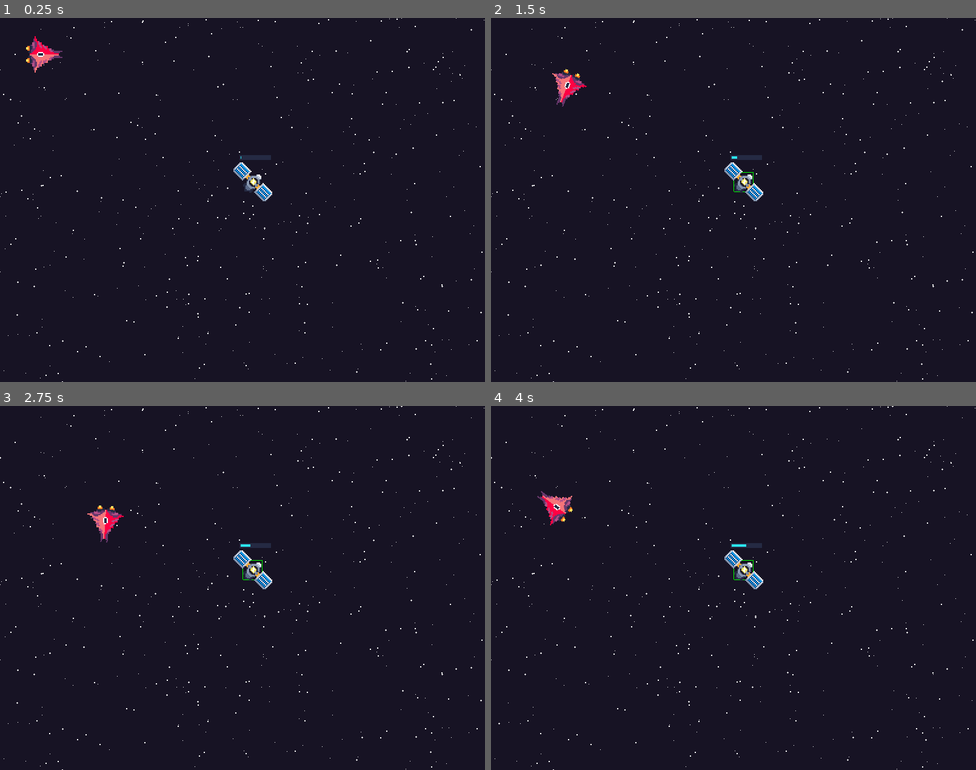
Above: before the commit, frames 1-4 (two rows, left to right).
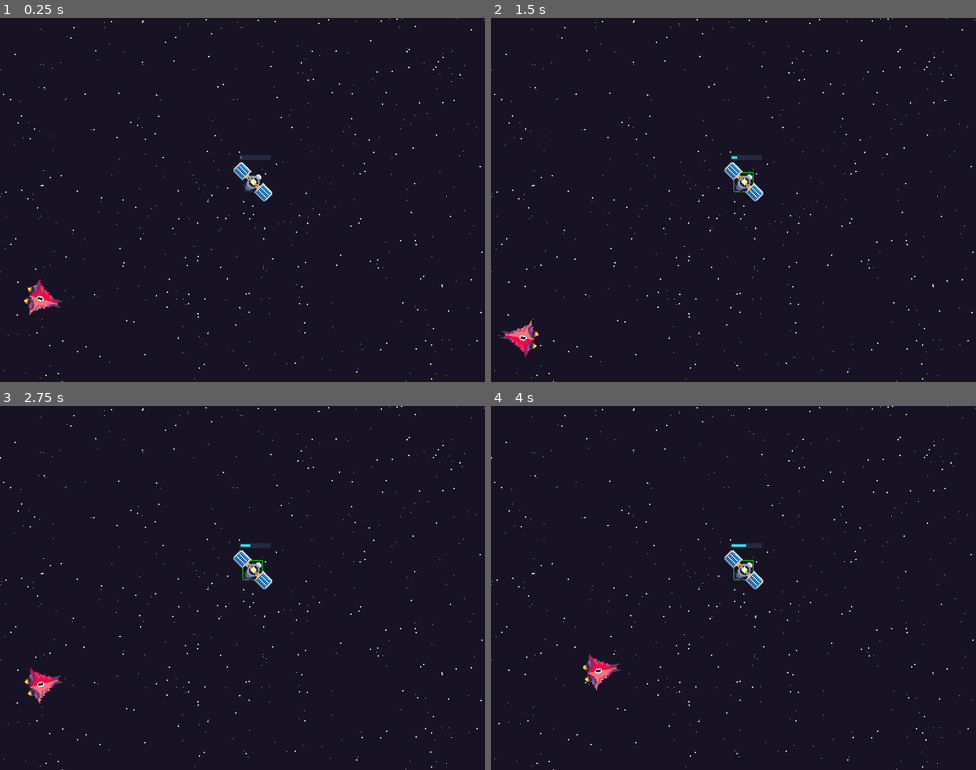
Above: after the commit, the same moments.

Repository: svntax/LD45-StartWithNothing
Game: Godot game, scene res://Scenes/Gameplay.tscn
The game is run twice, just before and just after one commit, with the same random seed, the same clock (stepped at 60 frames per second) and the same inputs.
Inputs (mouse positions are in pixels of both pictures, inside the frame that each line leads up to):
- Up to frame 1 (0.25 s): no input
- Up to frame 2 (1.5 s): move the mouse to (743, 181) at 0.52 s; hold Right (ui_right) 0.53-1.28 s; click (743, 181) at 0.67 s; hold Left (ui_left) from 1.28 s (still down); click (743, 181) at 1.42 s
- Up to frame 3 (2.75 s): move the mouse to (291, 507) at 2.02 s; release Left (ui_left) at 2.03 s; hold Right (ui_right) from 2.03 s (still down); click (291, 507) at 2.17 s
- Up to frame 4 (4 s): move the mouse to (709, 660) at 2.77 s; click (709, 660) at 2.92 s; move the mouse to (879, 642) at 3.52 s; release Right (ui_right) at 3.53 s; hold Left (ui_left) from 3.53 s (still down); click (879, 642) at 3.67 s

The runs differ from the first frame. In frame 1, 0.7% of the frame differs, in the area x 5-13%, y 5-82%; in frame 2, 0.7%; in frame 3, 0.7%; in frame 4, 0.7%, in the area x 9-27%, y 23-78%.

Commit message:
Crashing enemy now targets space nodes.

Diff:
--- a/Scenes/CrashingEnemySegment.tscn
+++ b/Scenes/CrashingEnemySegment.tscn
@@ -8,6 +8,9 @@
 
 [sub_resource type="RectangleShape2D" id=2]
 extents = Vector2( 12, 10 )
+
+[sub_resource type="CircleShape2D" id=3]
+radius = 196.0
 
 [node name="CrashingEnemySegment" type="Area2D"]
 collision_layer = 2
@@ -26,4 +29,12 @@
 [node name="CollisionShape2D2" type="CollisionShape2D" parent="."]
 position = Vector2( 13, 0 )
 shape = SubResource( 2 )
+
+[node name="DetectNodeArea" type="Area2D" parent="."]
+collision_mask = 4
+
+[node name="CollisionShape2D" type="CollisionShape2D" parent="DetectNodeArea"]
+shape = SubResource( 3 )
 [connection signal="area_entered" from="." to="." method="_on_CrashingEnemySegment_area_entered"]
+[connection signal="area_entered" from="DetectNodeArea" to="." method="_on_DetectNodeArea_area_entered"]
+[connection signal="area_exited" from="DetectNodeArea" to="." method="_on_DetectNodeArea_area_exited"]
--- a/Scenes/CrashingEnemySpawn.tscn
+++ b/Scenes/CrashingEnemySpawn.tscn
@@ -7,3 +7,8 @@
 script = ExtResource( 1 )
 Segment = ExtResource( 2 )
 distance_between_joints = 16
+
+[node name="TargetCheckTimer" type="Timer" parent="."]
+wait_time = 5.0
+autostart = true
+[connection signal="timeout" from="TargetCheckTimer" to="." method="_on_TargetCheckTimer_timeout"]
--- a/Scenes/Gameplay.tscn
+++ b/Scenes/Gameplay.tscn
@@ -25,4 +25,4 @@
 margin_bottom = 40.0
 
 [node name="CrashingEnemySpawn" parent="." instance=ExtResource( 3 )]
-position = Vector2( 60, 60 )
+position = Vector2( 60, 460 )
--- a/Scenes/SpaceNode.tscn
+++ b/Scenes/SpaceNode.tscn
@@ -9,5 +9,7 @@
 
 [node name="NodeRange" type="Area2D" parent="."]
 
-[node name="MouseDetectRange" type="Area2D" parent="."]
+[node name="MouseDetectRange" type="Area2D" parent="." groups=[
+"SpaceNodeHitboxes",
+]]
 collision_layer = 5
--- a/Scripts/CrashingEnemyAI.gd
+++ b/Scripts/CrashingEnemyAI.gd
@@ -1,4 +1,10 @@
 extends "res://Scripts/WormSpawner.gd"
+
+# Affects how fast to turn towards the target node
+onready var turningWeight = 0.8
+
+onready var targetNode = null
+onready var fallbackTargetPos = Vector2(400 + rand_range(-300, 300), 300 + rand_range(-200, 200))
 
 func _physics_process(delta):
     control(delta)
@@ -7,15 +13,52 @@
     .init_segments()
     for segment in body:
         segment.connect("segment_destroyed", self, "on_segment_destroyed")
+    head_segment.connect("node_found", self, "on_node_found")
+    head_segment.connect("node_left", self, "on_node_left")
 
 func on_segment_destroyed(segment):
-    print(segment)
     queue_free() #TODO fancy effects
 
+func on_node_found(node):
+    if targetNode == null:
+        targetNode = node
+        print(targetNode)
+    else:
+        var currentDist = head_segment.global_position.distance_to(targetNode.global_position)
+        var newDist = head_segment.global_position.distance_to(node.global_position)
+        if newDist < currentDist:
+            targetNode = node
+            print(targetNode)
+
+func on_node_left(node):
+    if node == targetNode:
+        targetNode = null
+        #TODO find new target node?
+
 func control(delta):
-    # Example movement with left-right rotating
     vel = Vector2(90, 0)
-    if Input.is_action_pressed("ui_left"):
-        heading -= PI * delta * 1
-    elif Input.is_action_pressed("ui_right"):
-        heading += PI*delta * 1
+    if targetNode != null:
+        # Returns an angle from -180 to 180
+        var targetAngle = head_segment.global_position.angle_to_point(targetNode.global_position)
+        if heading < targetAngle + PI: # Need offset of PI
+            heading += PI * delta * turningWeight
+        else:
+            heading -= PI * delta * turningWeight
+        #NOTE: when angle_to_point() jumps from -180 to 180 or vice versa, the ship will want to
+        #turn 360 degrees to match the new angle, which is bad behavior but not that game breaking
+    else:
+        var targetAngle = head_segment.global_position.angle_to_point(fallbackTargetPos)
+        if heading < targetAngle + PI: # Need offset of PI
+            heading += PI * delta * turningWeight
+        else:
+            heading -= PI * delta * turningWeight
+
+func targetRandomNode():
+    var spaceNodes = get_tree().get_nodes_in_group("SpaceNodes")
+    var i = randi() % spaceNodes.size()
+    fallbackTargetPos = spaceNodes[i].global_position + Vector2(rand_range(-200, 200), rand_range(-200, 200))
+
+func _on_TargetCheckTimer_timeout():
+    if targetNode == null:
+        # Target random node as fallback, with random offset
+        targetRandomNode()
--- a/Scripts/CrashingEnemySegment.gd
+++ b/Scripts/CrashingEnemySegment.gd
@@ -1,11 +1,22 @@
 extends "res://Scripts/WormSegment.gd"
 
 signal segment_destroyed
+signal node_found
+signal node_left
 
 func _on_CrashingEnemySegment_area_entered(area):
-    if area.get_parent().has_method("removeNode"):
+    if area.is_in_group("SpaceNodeHitboxes"):
         area.get_parent().removeNode()
+        # TODO hp damage instead
     emit_signal("segment_destroyed", self)
 
 func damage():
     get_parent().damage()
+
+func _on_DetectNodeArea_area_entered(area):
+    if area.is_in_group("SpaceNodeHitboxes"):
+        emit_signal("node_found", area.get_parent())
+
+func _on_DetectNodeArea_area_exited(area):
+   if area.is_in_group("SpaceNodeHitboxes"):
+        emit_signal("node_left", area.get_parent())
--- a/Scripts/WormSpawner.gd
+++ b/Scripts/WormSpawner.gd
@@ -3,6 +3,7 @@
 # Original source: https://github.com/mlokogrgel1/Worm_
 
 onready var body : Array = [] # List of segments that make up the worm's body
+onready var head_segment = null
 onready var rot : float = 0
 onready var heading : float = 0 # Rotation of head worm segment, in radians
 onready var vel : Vector2 = Vector2()
@@ -22,6 +23,8 @@
     for i in range(segment_number):
         var segment = Segment.instance()
         add_child(segment)
+        if head_segment == null:
+            head_segment = segment
         segment.set_distance_between_joints(distance_between_joints)
         segment.j1 = j1
         j1=Vector2(j1.x - distance_between_joints, 0)
Not shown: 1 places in Scenes/CrashingEnemySegment.tscn that only renumber resources
